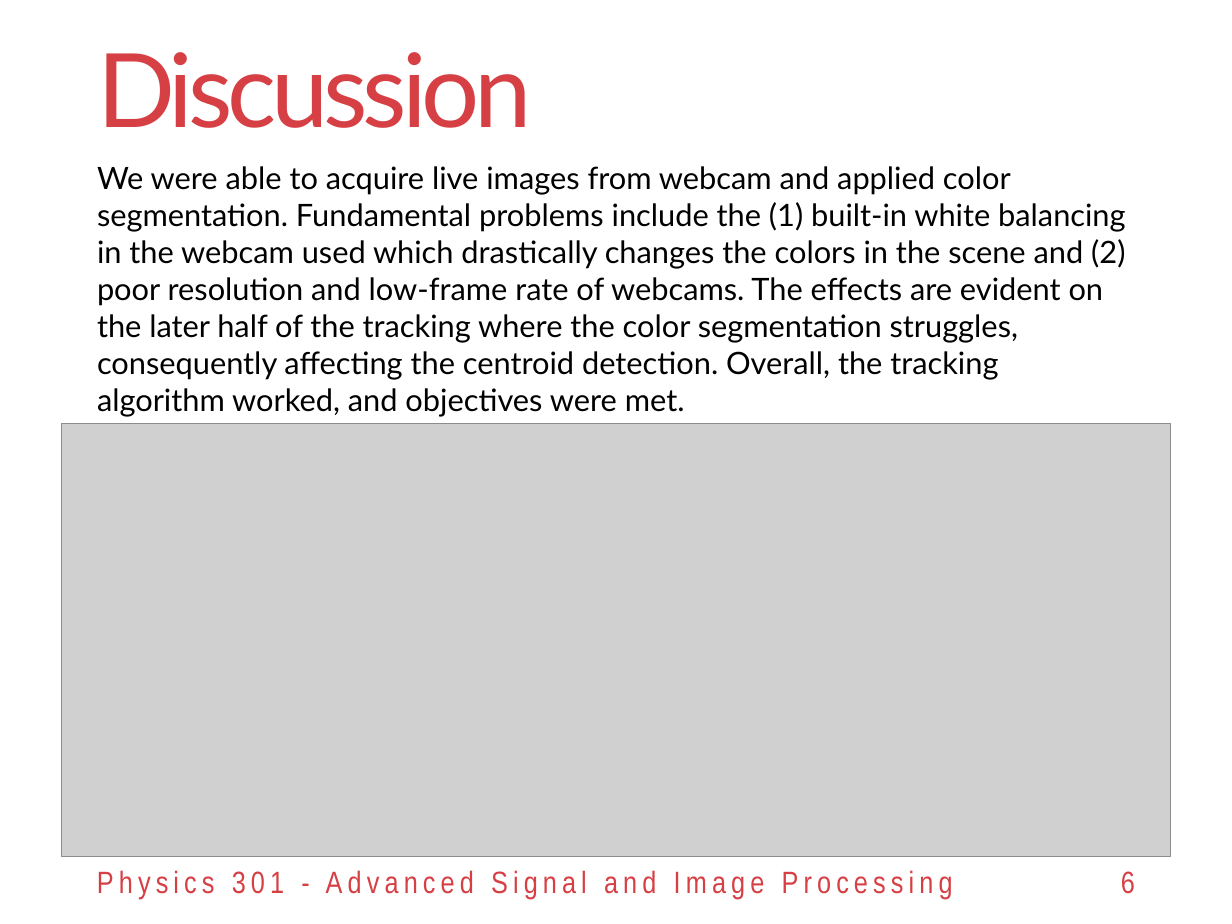
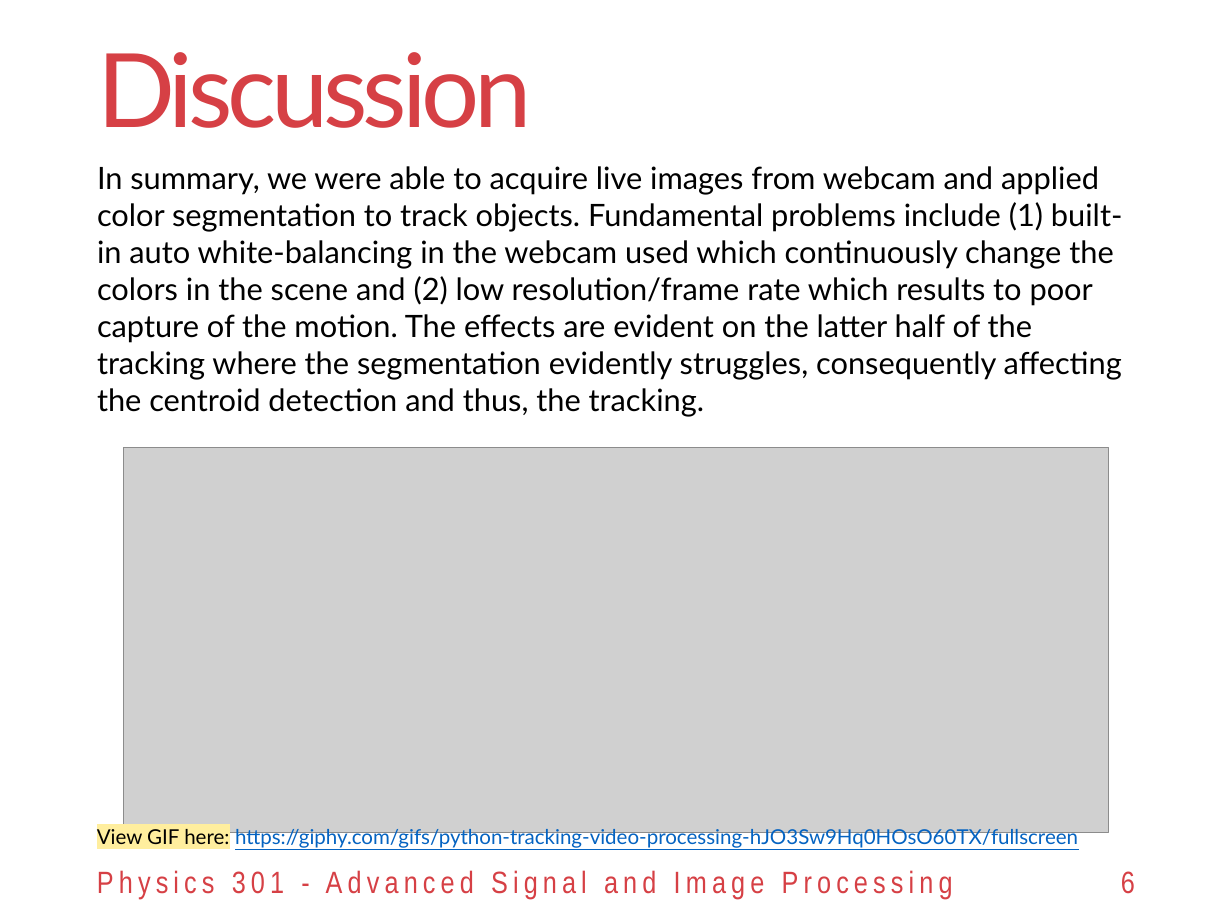
Before and after one commit to reneprincipejr/Physics-301, a slide deck: slide 6 of 05 Video Processing/Activity 5 - Video Processing.pptx. Drawn at 1232x924 pixels with LibreOffice and Linux fonts; fonts in the diff are those of the drawing; grey boxes stand for pictures; background and template pictures are left out. Boxes give left, top, right and bottom in pixels: in the first picture for what was removed or moved away, otherwise in the second. Text is boxed around its words. In the diff, an @@ line names an element or a change of style, - is before the commit and + after.

```diff
--- a/05 Video Processing/Activity 5 - Video Processing.pptx
+++ b/05 Video Processing/Activity 5 - Video Processing.pptx
@@ text at [97,166,1122,417]: text changed @@
-We were able to acquire live images from webcam and applied color segmentation. Fundamental problems include the (1) built-in white balancing in the webcam used which drastically changes the colors in the scene and (2) poor resolution and low-frame rate of webcams. The effects are evident on the later half of the tracking where the color segmentation struggles, consequently affecting the centroid detection. Overall, the tracking algorithm worked, and objectives were met.
+In summary, we were able to acquire live images from webcam and applied color segmentation to track objects. Fundamental problems include (1) built-in auto white-balancing in the webcam used which continuously change the colors in the scene and (2) low resolution/frame rate which results to poor capture of the motion. The effects are evident on the latter half of the tracking where the segmentation evidently struggles, consequently affecting the centroid detection and thus, the tracking.
@@ picture: place and size @@
-picture at [62,424,1170,856]
+picture at [123,447,1109,832]
@@ text added at [97,829,1078,849], 12 pt, text #0563C1, underline @@
+View GIF here: https://giphy.com/gifs/python-tracking-video-processing-hJO3Sw9Hq0HOsO60TX/fullscreen
```
Also in this commit, not shown: 7 other slides changed.
